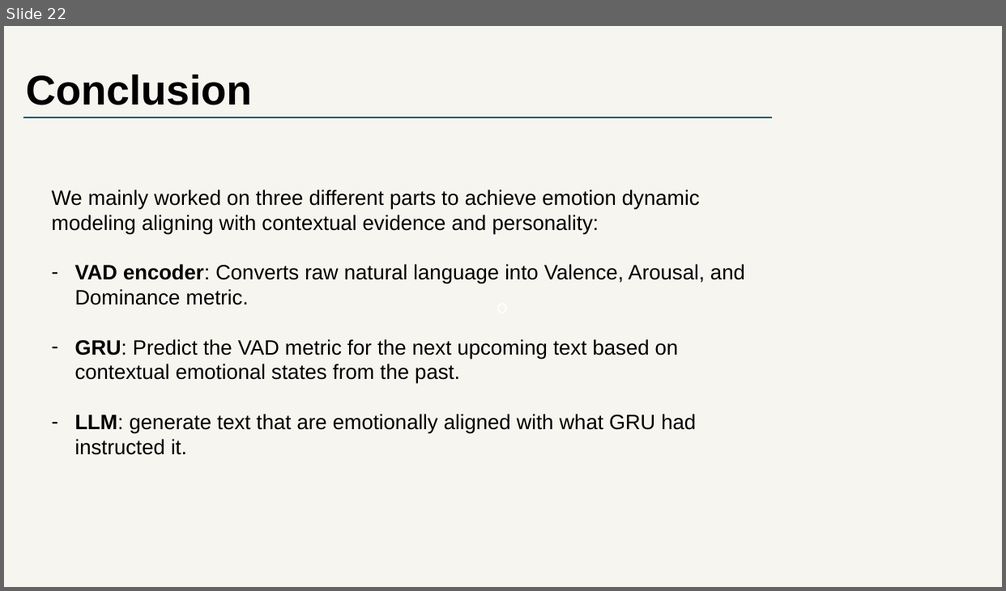
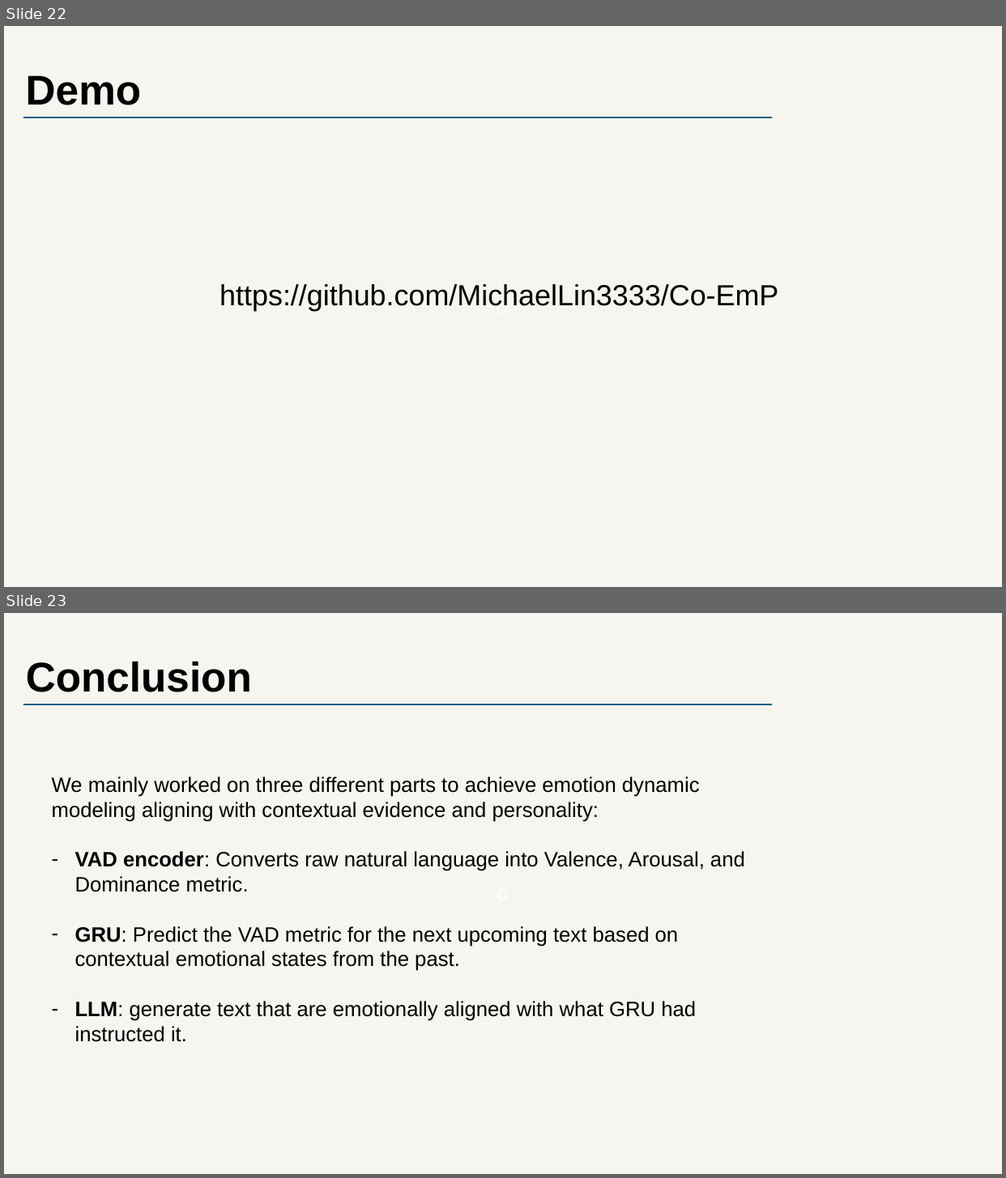
Before and after one commit to MichaelLin3333/Co-EmP, a slide deck: MichaelLin_presentation.pptx. Shown one above the other, each under a label of ours: slide 22 before the commit, slides 22 and 23 after it. The pictures are 1006x591 and 1006x1178 pixels, drawn with LibreOffice and Linux fonts; fonts in the diff are those of the drawing. Boxes give left, top, right and bottom in pixels: in the first picture for what was removed or moved away, otherwise in the second. Text is boxed around its words. In the diff, an @@ line names an element or a change of style, - is before the commit and + after.

```diff
--- a/MichaelLin_presentation.pptx
+++ b/MichaelLin_presentation.pptx
@@ slide 22 added at [4, 26, 1002, 587], background #FFFFFF @@
@@ rectangle added at [4, 26, 1002, 587], fill #F7F5EF, 18 pt, text #FFFFFF @@
+o
@@ text added at [26, 75, 141, 105], 40 pt, text #000000, bold @@
+Demo
@@ line added from (23, 118) to (772, 118), #156082 1.5 pt @@
@@ text added at [219, 284, 778, 311], 28 pt, text #000000 @@
+https://github.com/MichaelLin3333/Co-EmP
@@ what was slide 22 is now slide 23 @@
```
Also in this commit, not shown: 1 slide changed, 2 other files.
